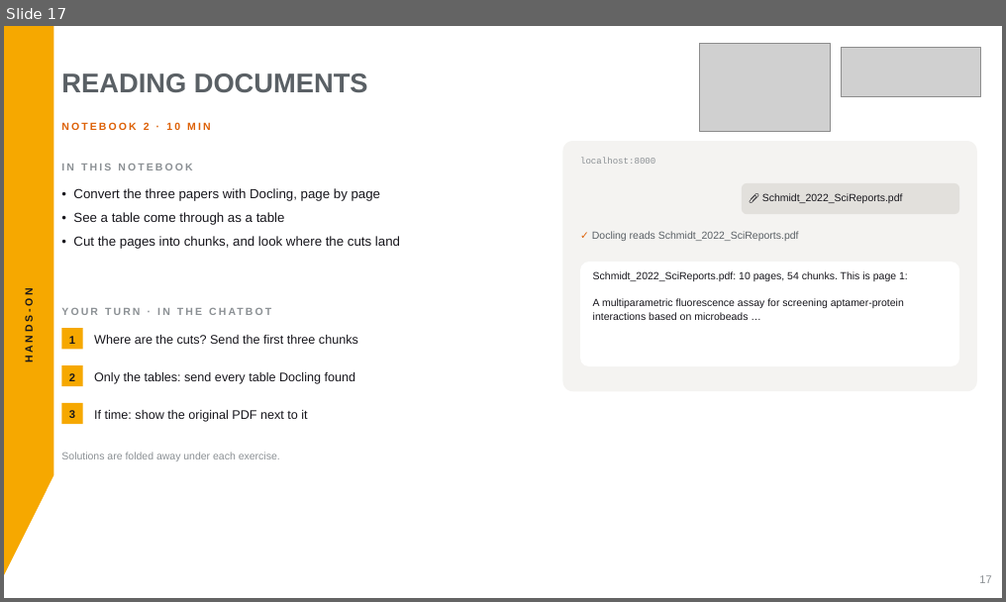
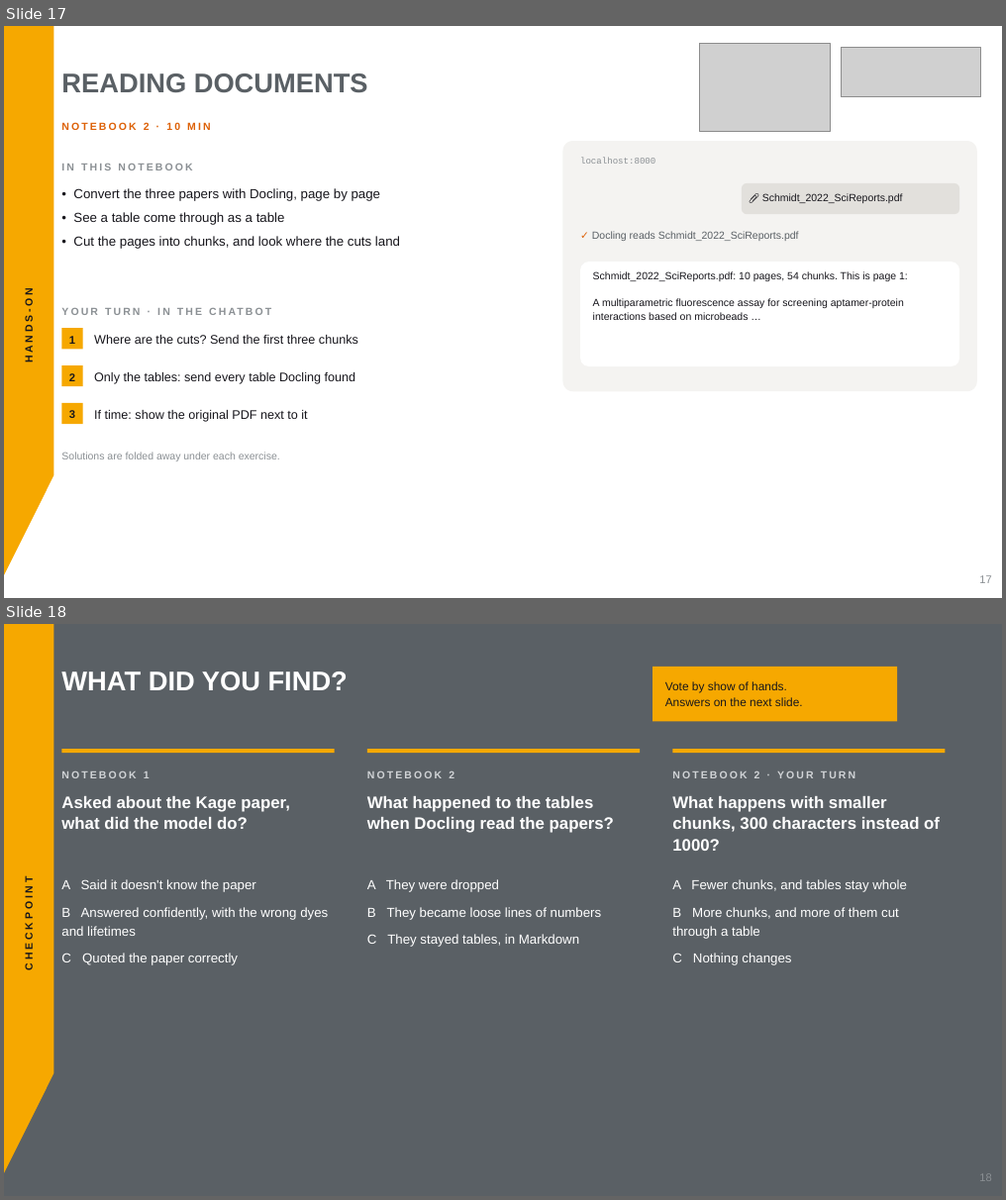
Before and after one commit to aihpi/workshop-rag-basics, a slide deck: workshop/slides/rag-workshop.pptx. Shown one above the other, each under a label of ours: slide 17 before the commit, slides 17 and 18 after it. The pictures are 1006x602 and 1006x1200 pixels, drawn with LibreOffice and Linux fonts; fonts in the diff are those of the drawing; grey boxes stand for pictures. Boxes give left, top, right and bottom in pixels: in the first picture for what was removed or moved away, otherwise in the second. Text is boxed around its words. In the diff, an @@ line names an element or a change of style, - is before the commit and + after.

Commit message:
workshop(slides): the checkpoint as multiple choice, question then answer

```diff
--- a/workshop/slides/rag-workshop.pptx
+++ b/workshop/slides/rag-workshop.pptx
@@ slide 18 added at (x1=4, y1=624, x2=1002, y2=1196), background #5A6065 @@
@@ freeform shape added at (x1=4, y1=624, x2=54, y2=1172), fill #F6A800 @@
@@ text added at (x1=61, y1=672, x2=348, y2=690), 39 pt, text #FFFFFF, bold @@
+WHAT DID YOU FIND?
@@ rectangle added at (x1=652, y1=667, x2=897, y2=721), fill #F6A800 @@
@@ text added at (x1=665, y1=681, x2=803, y2=706), 17 pt, text #17161C @@
+Vote by show of hands.
+Answers on the next slide.
@@ rectangle added at (x1=61, y1=749, x2=335, y2=753), fill #F6A800 @@
@@ text added at (x1=61, y1=772, x2=150, y2=778), 15 pt, text #D0D3D6, bold @@
+NOTEBOOK 1
@@ rectangle added at (x1=367, y1=749, x2=640, y2=753), fill #F6A800 @@
@@ text added at (x1=367, y1=772, x2=454, y2=778), 15 pt, text #D0D3D6, bold @@
+NOTEBOOK 2
@@ rectangle added at (x1=672, y1=749, x2=945, y2=753), fill #F6A800 @@
@@ text added at (x1=672, y1=772, x2=855, y2=778), 15 pt, text #D0D3D6, bold @@
+NOTEBOOK 2 · YOUR TURN
@@ text added at (x1=61, y1=796, x2=289, y2=829), 24 pt, text #FFFFFF, bold @@
+Asked about the Kage paper, what did the model do?
@@ text added at (x1=367, y1=796, x2=614, y2=833), 24 pt, text #FFFFFF, bold @@
+What happened to the tables when Docling read the papers?
@@ text added at (x1=672, y1=796, x2=940, y2=851), 24 pt, text #FFFFFF, bold @@
+What happens with smaller chunks, 300 characters instead of 1000?
@@ text added at (x1=23, y1=886, x2=35, y2=968), 15 pt, text #17161C, bold @@
+CHECKPOINT
@@ text added at (x1=61, y1=879, x2=328, y2=966), 19 pt, text #FFFFFF @@
+A Said it doesn't know the paper
+B Answered confidently, with the wrong dyes and lifetimes
+C Quoted the paper correctly
@@ text added at (x1=367, y1=879, x2=602, y2=947), 19 pt, text #FFFFFF @@
+A They were dropped
+B They became loose lines of numbers
+C They stayed tables, in Markdown
@@ text added at (x1=672, y1=879, x2=907, y2=966), 19 pt, text #FFFFFF @@
+A Fewer chunks, and tables stay whole
+B More chunks, and more of them cut through a table
+C Nothing changes
@@ text added at (x1=979, y1=1174, x2=991, y2=1181), 16 pt, text #8B9094 @@
+18
```
Also in this commit, not shown: 8 slides changed, 2 other files.
